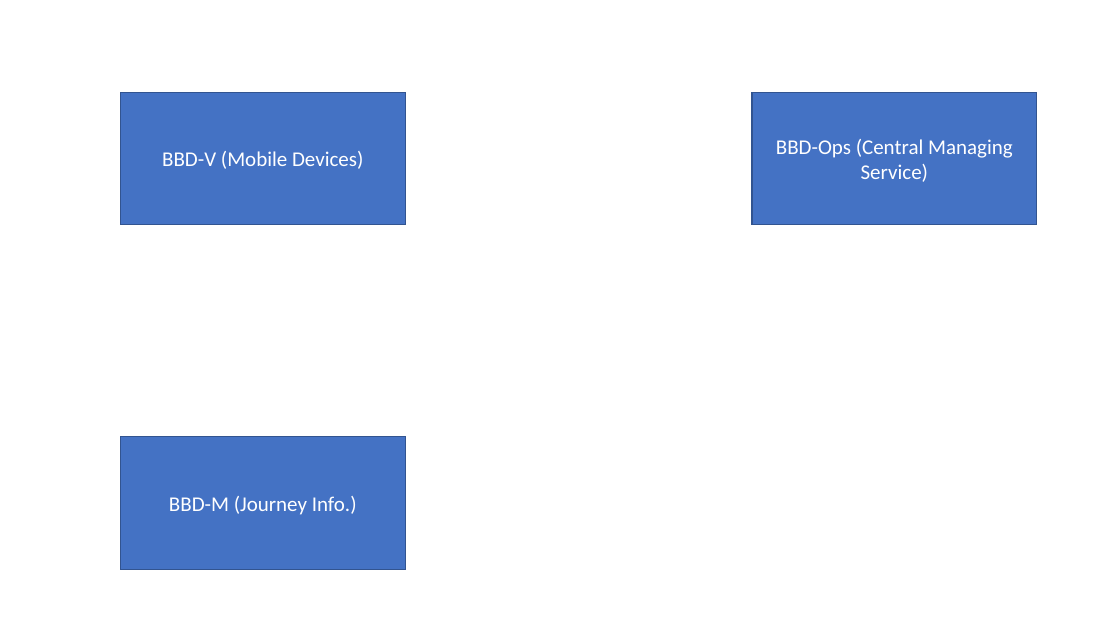
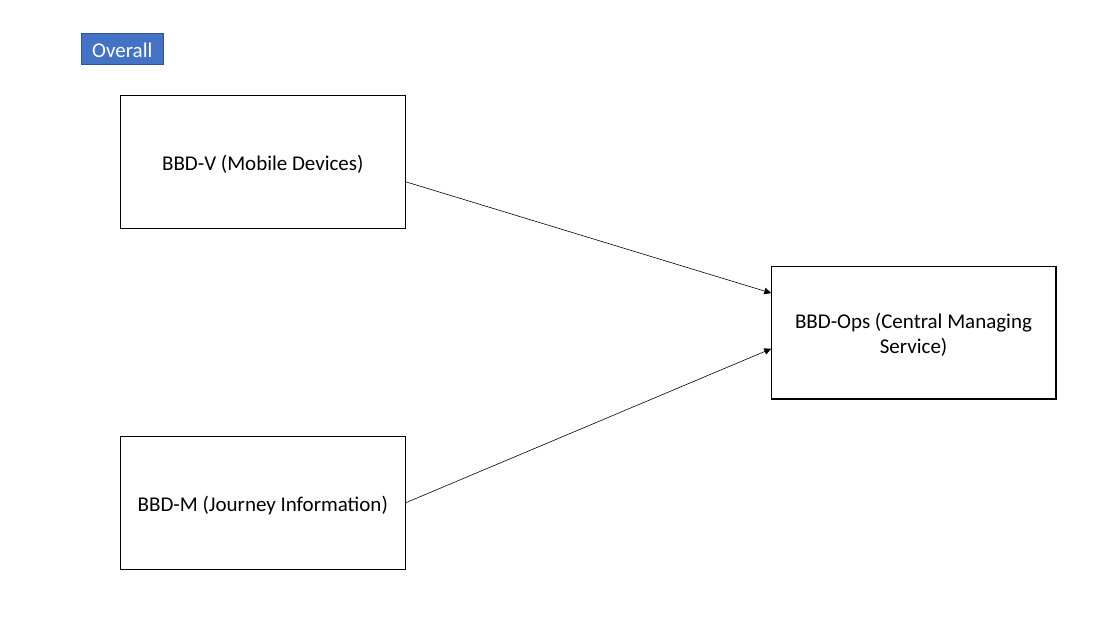
Before and after one commit to st970703/Software_Architecture_Report, a slide deck: slide 1 of Big Brother Driver Diagrams.pptx. Drawn at 1120x630 pixels with LibreOffice and Linux fonts; fonts in the diff are those of the drawing. Boxes give left, top, right and bottom in pixels: in the first picture for what was removed or moved away, otherwise in the second. Text is boxed around its words. In the diff, an @@ line names an element or a change of style, - is before the commit and + after.

```diff
--- a/Big Brother Driver Diagrams.pptx
+++ b/Big Brother Driver Diagrams.pptx
@@ rectangle added at (82,34,164,65), fill #4472C4, outline #325491 1 pt, 18 pt, text #FFFFFF @@
+Overall
@@ rectangle "BBD-V (Mobile Devices)": place and size @@
-rectangle "BBD-V (Mobile Devices)" at (120,92,405,225)
+rectangle "BBD-V (Mobile Devices)" at (120,96,405,229)
@@ rectangle "BBD-V (Mobile Devices)" at (120,96,405,229): text colour #FFFFFF to #000000; fill #4472C4 to #FFFFFF; outline #325491 1 pt to #000000 1 pt @@
@@ arrow added from (406, 181) to (771, 293), #000000 0.5 pt @@
@@ rectangle "BBD-Ops (Central Managing Service)" at (771,266,1056,399): text colour #FFFFFF to #000000; fill #4472C4 to #FFFFFF; outline #325491 1 pt to #000000 1 pt @@
@@ rectangle "BBD-Ops (Central Managing Service)": place and size @@
-rectangle "BBD-Ops (Central Managing Service)" at (752,92,1037,225)
+rectangle "BBD-Ops (Central Managing Service)" at (771,266,1056,399)
@@ arrow added from (406, 503) to (771, 349), #000000 0.5 pt @@
@@ rectangle "BBD-M (Journey Information)" at (120,437,405,570): fill #4472C4 to #FFFFFF; outline #325491 1 pt to #000000 1 pt @@
@@ text in rectangle at (138,496,388,515): text changed; text colour #FFFFFF to #000000 @@
-BBD-M (Journey Info.)
+BBD-M (Journey Information)
```
Also in this commit, not shown: 5 slides added, 1 slide removed, 1 other file.
